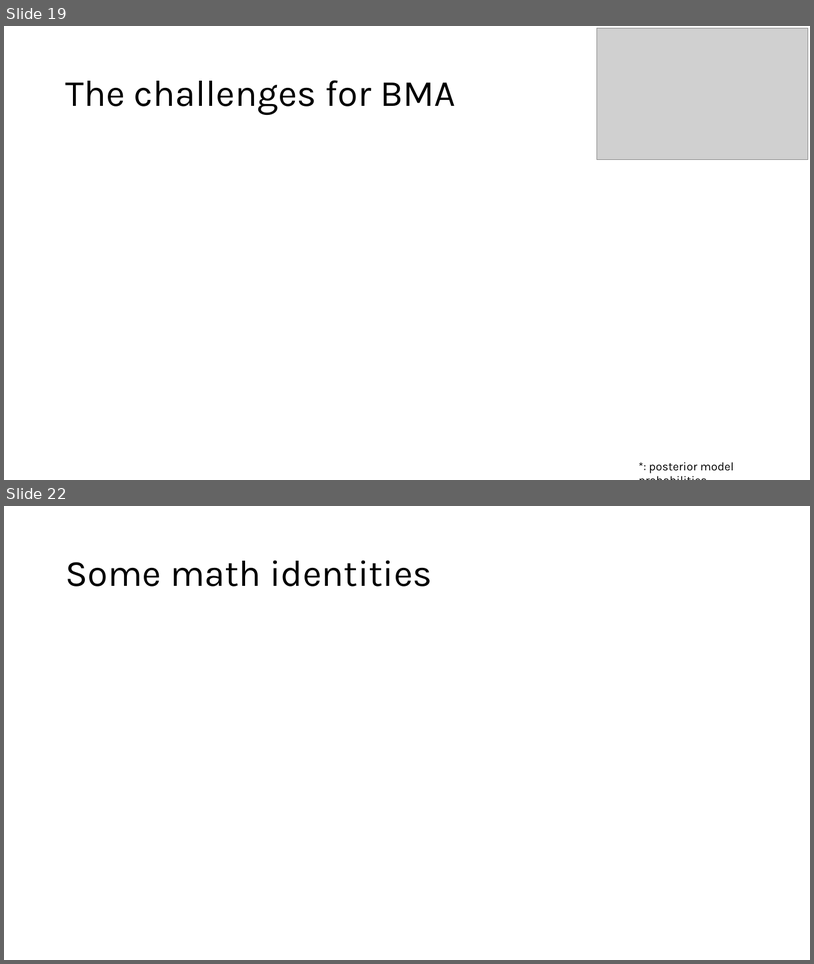
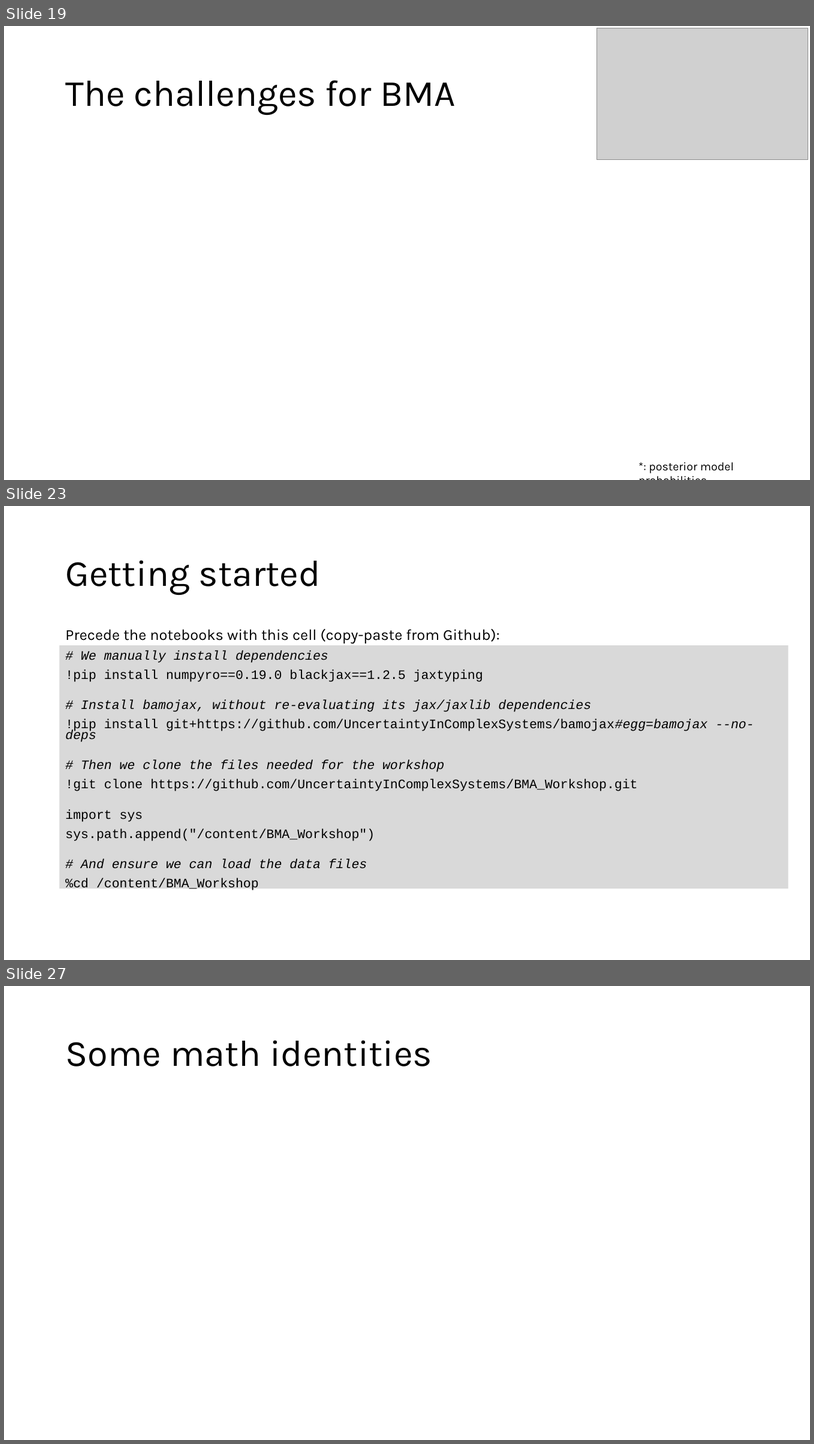
Before and after one commit to UncertaintyInComplexSystems/BMA_Workshop, a slide deck: BMA workshop intro lecture.pptx. Shown one above the other, each under a label of ours: slides 19 and 22 before the commit, slides 19, 23 and 27 after it; the slides between them are not shown. The pictures are 814x964 and 814x1444 pixels, drawn with LibreOffice and Linux fonts; fonts in the diff are those of the drawing; grey boxes stand for pictures. Boxes give left, top, right and bottom in pixels: in the first picture for what was removed or moved away, otherwise in the second. Text is boxed around its words. In the diff, an @@ line names an element or a change of style, - is before the commit and + after.

```diff
--- a/BMA workshop intro lecture.pptx
+++ b/BMA workshop intro lecture.pptx
@@ slide 23 added at (x1=4, y1=506, x2=810, y2=960), background #FFFFFF @@
@@ title added at (x1=65, y1=560, x2=321, y2=595), 44 pt, text #000000 @@
+Getting started
@@ text added at (x1=65, y1=628, x2=754, y2=890), 15.4 pt, text #000000 @@
+Precede the notebooks with this cell (copy-paste from Github):
+# We manually install dependencies
+!pip install numpyro==0.19.0 blackjax==1.2.5 jaxtyping
+# Install bamojax, without re-evaluating its jax/jaxlib dependencies
+!pip install git+https://github.com/UncertaintyInComplexSystems/bamojax#egg=bamojax --no-deps
+# Then we clone the files needed for the workshop
+!git clone https://github.com/UncertaintyInComplexSystems/BMA_Workshop.git
+import sys
+sys.path.append("/content/BMA_Workshop")
+# And ensure we can load the data files
+%cd /content/BMA_Workshop
@@ rectangle added at (x1=60, y1=645, x2=789, y2=888), fill #D9D9D9 @@
@@ what was slide 22 is now slide 27 @@
```
Also in this commit, not shown: 1 slide changed, 5 other slides added, 1 slide removed.
